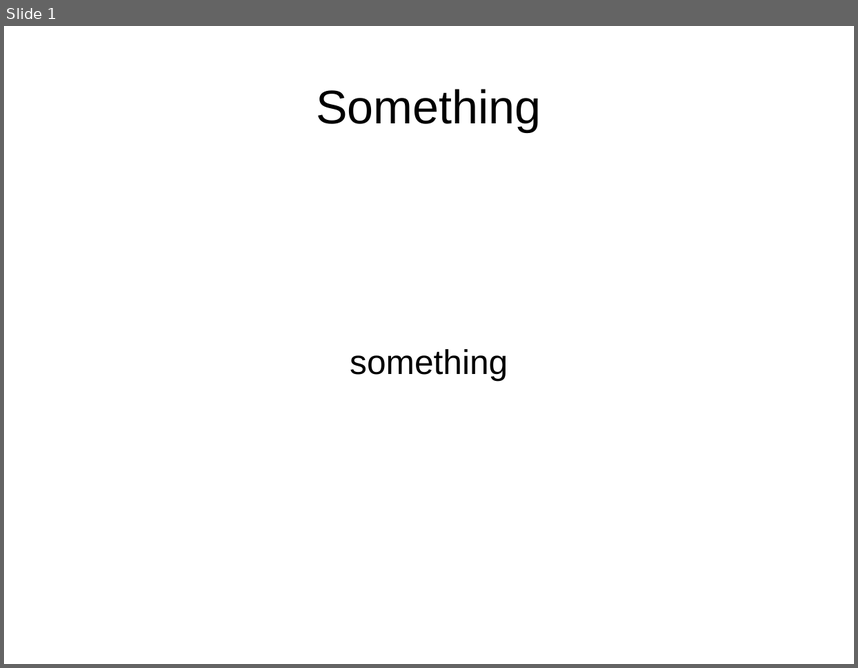
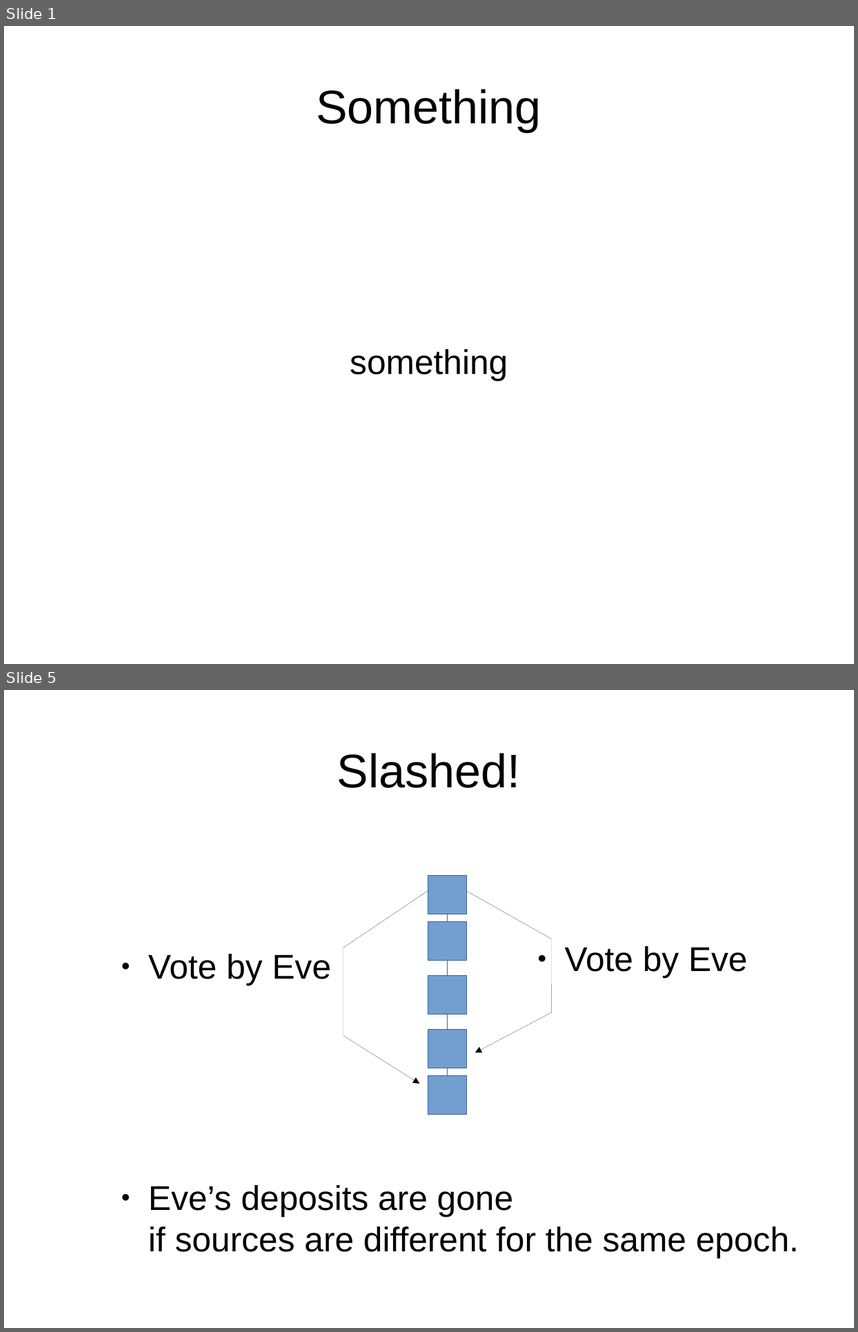
Before and after one commit to palmskog/pos, a slide deck: slide.odp. Shown one above the other, each under a label of ours: slide 1 before the commit, slides 1 and 5 after it; the slides between them are not shown. The pictures are 858x668 and 858x1332 pixels, drawn with LibreOffice and Linux fonts; fonts in the diff are those of the drawing. Boxes give left, top, right and bottom in pixels: in the first picture for what was removed or moved away, otherwise in the second. Text is boxed around its words. In the diff, an @@ line names an element or a change of style, - is before the commit and + after.

```diff
--- a/slide.odp
+++ b/slide.odp
@@ slide 5 added at [4, 690, 854, 1328], background #FFFFFF @@
@@ title added at [337, 753, 521, 788], 44 pt, text #000000 @@
+Slashed!
@@ rectangle added at [428, 875, 467, 914], fill #729FCF, outline #3465A4 0 pt @@
@@ freeform shape added at [343, 891, 428, 1083], outline #000000 0 pt @@
@@ freeform shape added at [467, 891, 552, 1052], outline #000000 0 pt @@
@@ elbow line added from (448, 921) to (448, 914), #3465A4 0 pt @@
@@ rectangle added at [428, 921, 467, 960], fill #729FCF, outline #3465A4 0 pt @@
@@ text added at [148, 954, 332, 985], 32 pt, text #000000 @@
+● Vote by Eve
@@ text added at [565, 946, 748, 977], 32 pt, text #000000 @@
+● Vote by Eve
@@ rectangle added at [428, 976, 467, 1014], fill #729FCF, outline #3465A4 0 pt @@
@@ elbow line added from (448, 976) to (448, 960), #3465A4 0 pt @@
@@ elbow line added from (448, 1029) to (448, 1014), #3465A4 0 pt @@
@@ rectangle added at [428, 1029, 467, 1068], fill #729FCF, outline #3465A4 0 pt @@
@@ rectangle added at [428, 1076, 467, 1114], fill #729FCF, outline #3465A4 0 pt @@
@@ elbow line added from (448, 1076) to (448, 1068), #3465A4 0 pt @@
@@ text added at [148, 1185, 799, 1257], 32 pt, text #000000 @@
+● Eve’s deposits are gone
+  if sources are different for the same epoch.
```
Also in this commit, not shown: 1 slide changed, 14 other slides added.
